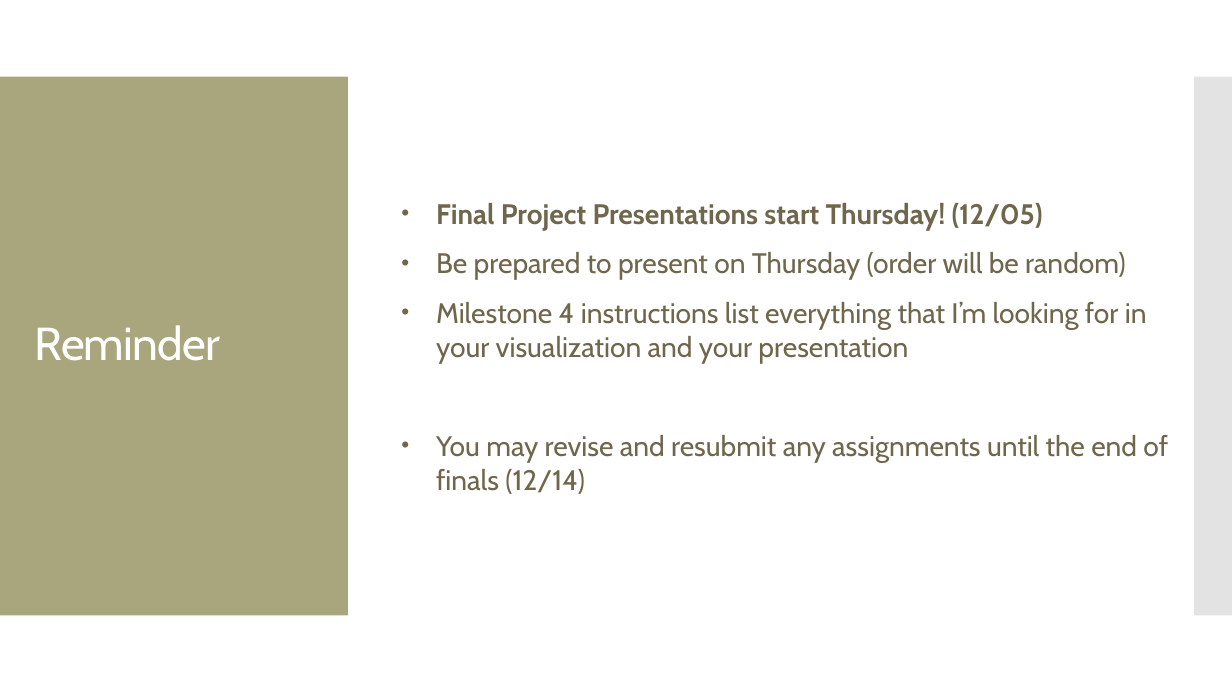
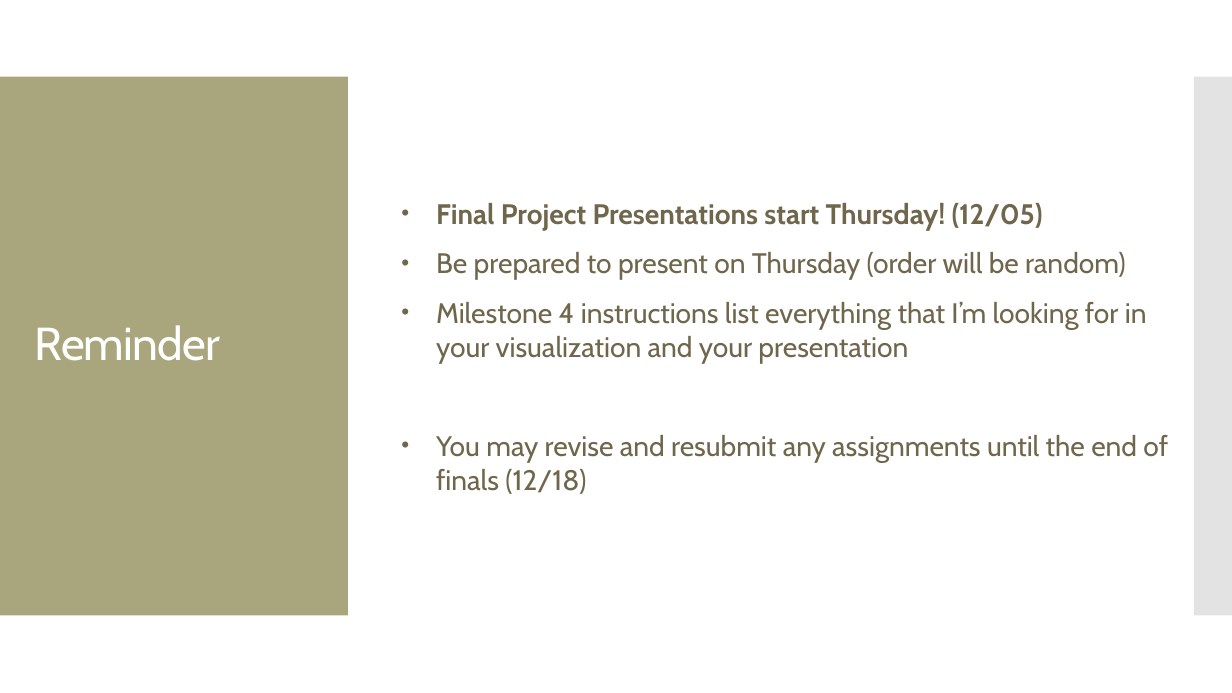
Before and after one commit to amosca01/SDS-CSC109, a slide deck: slide 2 of slides/14-persuasive-vis.pptx. Drawn at 1232x693 pixels with LibreOffice and Linux fonts; fonts in the diff are those of the drawing. Boxes give left, top, right and bottom in pixels: in the first picture for what was removed or moved away, otherwise in the second. Text is boxed around its words. In the diff, an @@ line names an element or a change of style, - is before the commit and + after.

```diff
--- a/slides/14-persuasive-vis.pptx
+++ b/slides/14-persuasive-vis.pptx
@@ text at (x1=436, y1=435, x2=1168, y2=494): text changed @@
-• You may revise and resubmit any assignments until the end of finals (12/14)
+• You may revise and resubmit any assignments until the end of finals (12/18)
```
Also in this commit, not shown: 1 other file.
